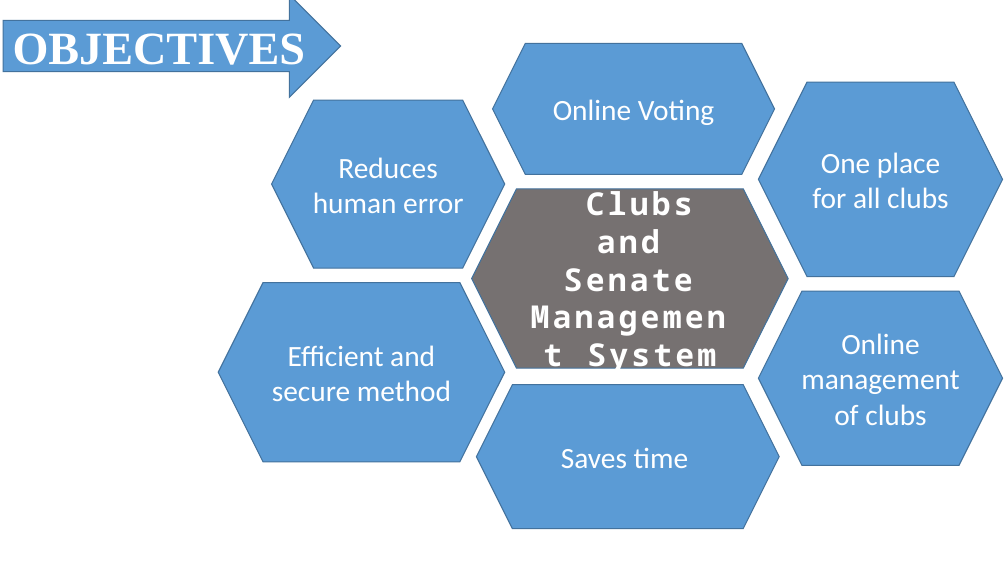
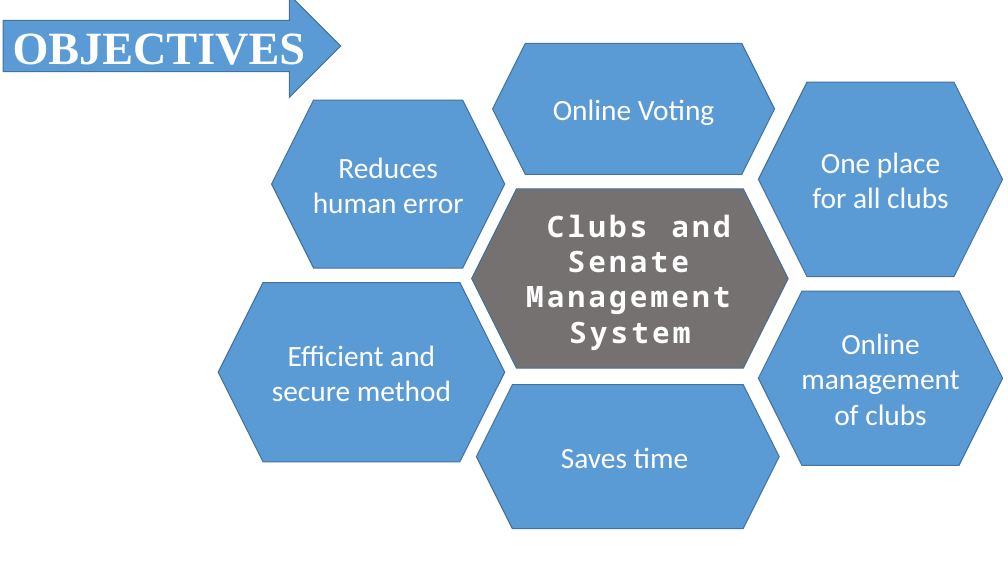
Before and after one commit to pranavelric/Club-management-System, a slide deck: slide 2 of sem_project cs201.pptx. Drawn at 1008x567 pixels with LibreOffice and Linux fonts; fonts in the diff are those of the drawing; background and template pictures are left out. Boxes give left, top, right and bottom in pixels: in the first picture for what was removed or moved away, otherwise in the second. Text is boxed around its words. In the diff, an @@ line names an element or a change of style, - is before the commit and + after.

Commit message:
ppt edited

```diff
--- a/sem_project cs201.pptx
+++ b/sem_project cs201.pptx
@@ hexagon "Clubs and Senate Management System" at (472, 189, 789, 368): size 30 to 28 pt @@
```
